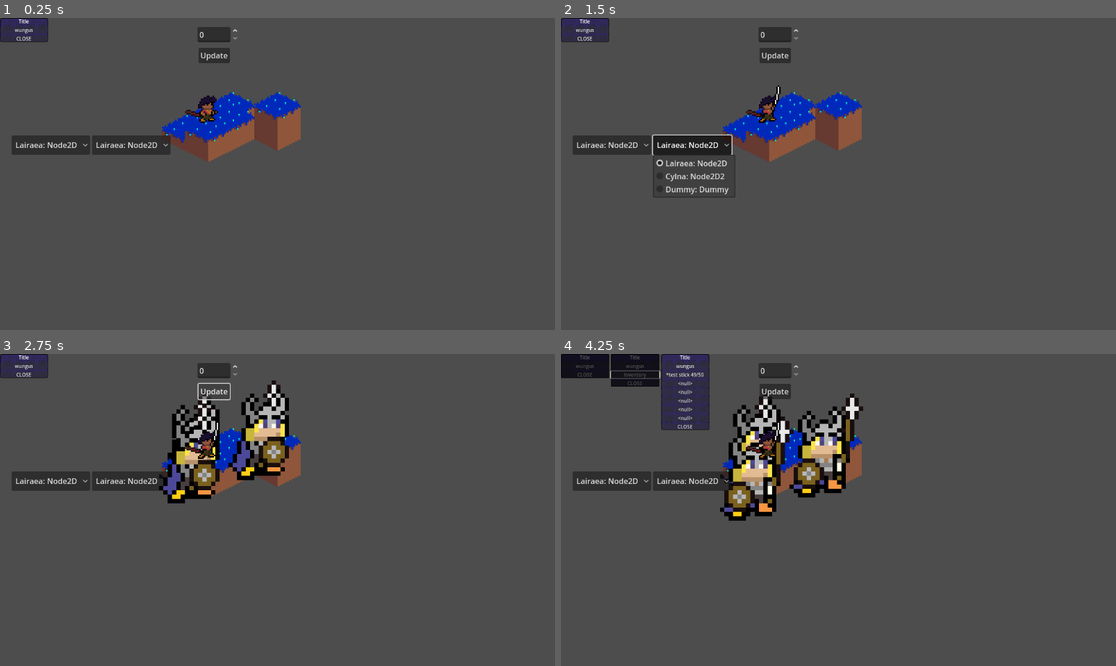
Above: before the commit, frames 1-4 (two rows, left to right).
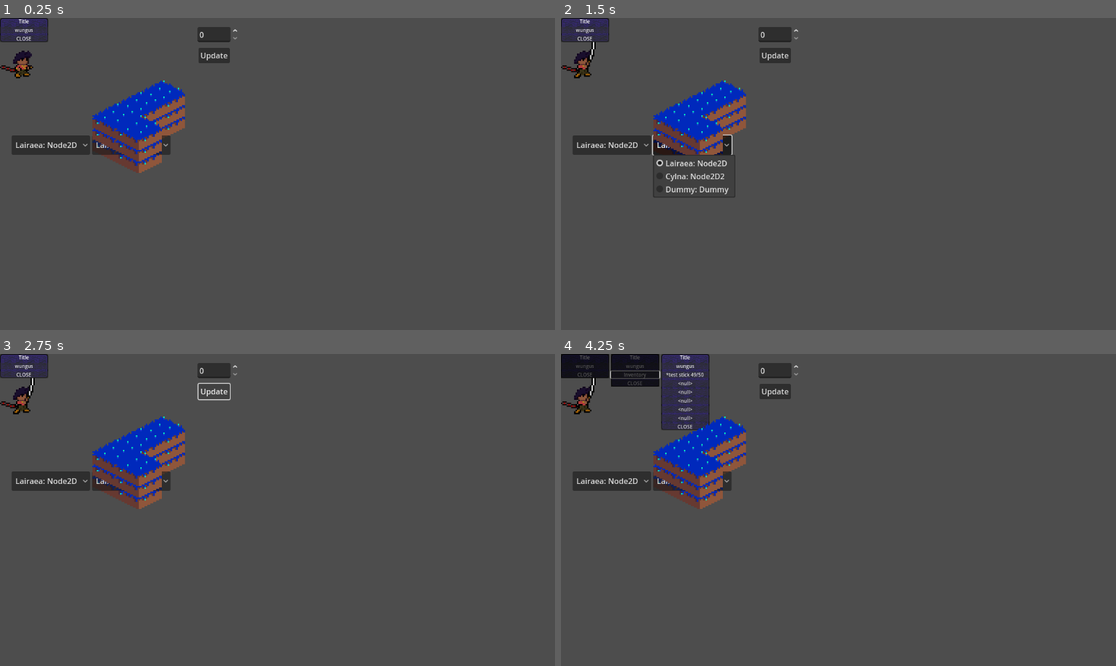
Above: after the commit, the same moments.

Repository: Puffe14/godot-breaker-srpg
Game: Godot game, scene res://main_menu.tscn
Two runs of this game, one before a commit and one after it. Both use one fixed random seed, a clock stepped at 60 frames per second and the inputs below. The project has no main scene, so this scene is started directly.
Inputs:
- Up to frame 1 (0.25 s): no input
- Up to frame 2 (1.5 s): click "Lairaea: Node2D" at 0.5 s; click "Lairaea: Node2D" at 1.25 s
- Up to frame 3 (2.75 s): click "Update" at 2 s
- Up to frame 4 (4.25 s): click "wungus" at 2.75 s; click "Inventory" at 3.5 s

The runs differ from the first frame. In frame 1, 6.8% of the frame differs, in the area x 0-55%, y 10-50%; in frame 2, 6.5%; in frame 3, 8.9%; in frame 4, 9.6%, in the area x 0-55%, y 7-54%.
Error after the commit: Compile Error: Identifier not found: Array (res://scripts/components/maps/field_map.gd:125)

Commit message:
Added translation to movecheck and attack range

Diff:
--- a/scripts/components/maps/field_map.gd
+++ b/scripts/components/maps/field_map.gd
@@ -37,7 +37,7 @@
 ## TODO BONUSES
 
 
-### UNIT & GROUP HANDLING
+### UNIT & GROUP HANDLING ###
 
 ## distance of a unit to a tile
 func unitDistanceFrom(tile: Tile, unit: Units) -> int:
@@ -109,10 +109,62 @@
 		deployed[i].setTeam(Units.Team.Player)  # deployment map and set their team to player.
 
 
-### MOVEMENT HANDLING
+### MOVEMENT HANDLING ###
 
 func tileOf(unit: Units) -> Tile:
 	var list_of_tiles = grid.tilesWithUnits()
 	var index = list_of_tiles.find(func(t:Tile): return unit==t.occupiable.occupant)
 	if index == -1: return null
 	return list_of_tiles[index]
+
+## Method for determining the tiles accessible based on movement, current tile and class types.
+## Used by movementRangeTiles to determine where a unit can move.*/
+func moveCheck(moveLeft: float, tile: Tile, types: Array[String], team: Units.Team, elevation: int, jump: int) -> Array[Tile]:
+	# inner lambda
+	var findSurrounding = (func(thisOneOk: bool):
+		var accessibles = Array[Tile]
+		if thisOneOk: accessibles.push_back(tile)
+		var availableNeighbors = grid.neighbors(tile).filter(func(t:Tile): return grid.elevationDifference(elevation, t) <= jump)
+		for n_tile in availableNeighbors:
+			accessibles.append_array(moveCheck(moveLeft-tile.moveReduction(types), n_tile, types, team, tile.pos.z, jump))
+		return accessibles
+	)
+
+	# Empty if not enough move left
+	if moveLeft < tile.moveReduction(types):
+		if !tile.occupiable.occupied: return [tile]
+		else: return []
+	# In the case where the tile is occupiable
+	elif !tile.occupiable.occupant:
+		return findSurrounding.call(true)
+	elif tile.occupiable.occupant and tile.occupiable.occupant.team == team:
+		return findSurrounding.call(false)
+	# If it can be flown over
+	elif tile.canFlyOver and types.has("flier"):
+		return findSurrounding.call(false)
+	# If other checks fail
+	else: return []
+
+## Returns a set of tiles which the given unit can move to during this turn. */
+func movementRangeTiles(mover: Units) -> Array[Tile]:
+	# find the location of the moving unit and find their info
+	var locationTile = tileOf(mover)
+	var movementRange = mover.MOVE()
+	var movementType = mover.types
+	var tilesFound: Array[Tile] = []
+	if locationTile:
+		tilesFound.append_array(moveCheck(movementRange, locationTile, movementType,
+			mover.team, locationTile.position.z, mover.JUMP()))
+		tilesFound.append(locationTile)
+	return tilesFound
+
+## Gives a set of who can a unit attack.
+func attackRangeUnits(mover: Units) -> Array[Units]:
+	# find the location of the moving unit and find their info
+	var location_t = tileOf(mover)
+	var a_range = mover.Range()
+	var unitsFound: Array[Units] = []
+	if location_t:
+		for i in range(a_range.x, a_range.y):
+			unitsFound.append_array(grid.unitsFromTiles(grid.tileInRangeFrom(location_t,i)))
+	return unitsFound
--- a/scripts/components/tiles/occupiable.gd
+++ b/scripts/components/tiles/occupiable.gd
@@ -24,5 +24,5 @@
 
 ## Determine reduction to movement
 #TODO
-func moveReduction(_classMovementType: Array) -> float:
+func moveReduction(classMovementType: Array) -> float:
 	return 1
